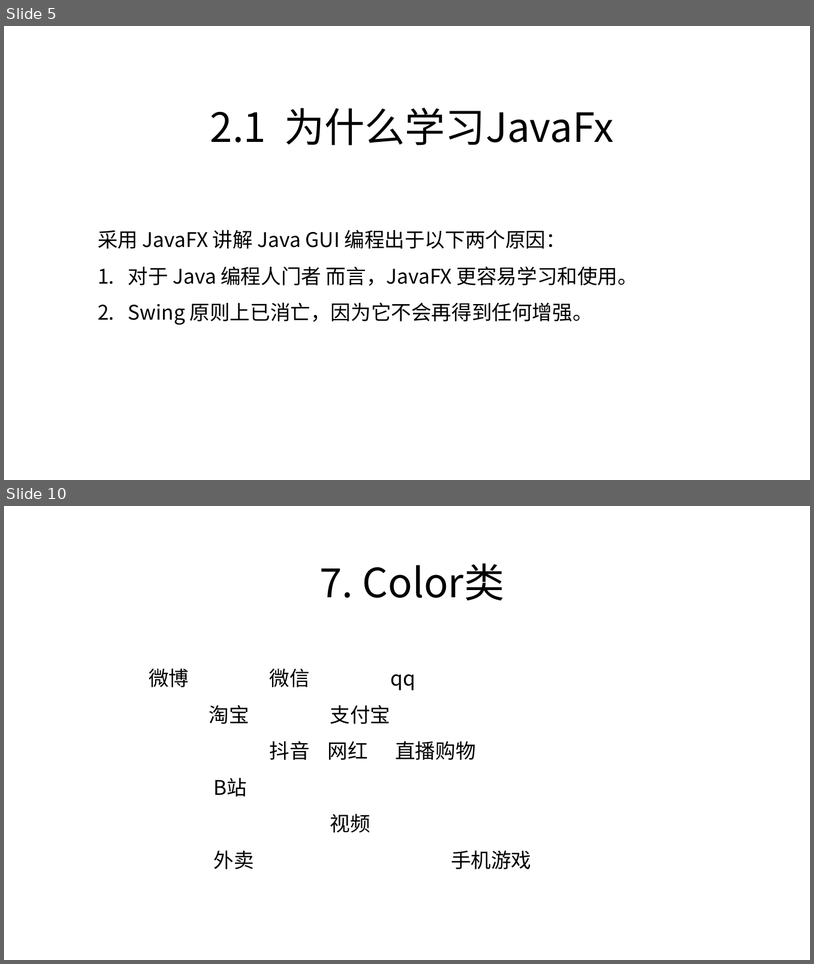
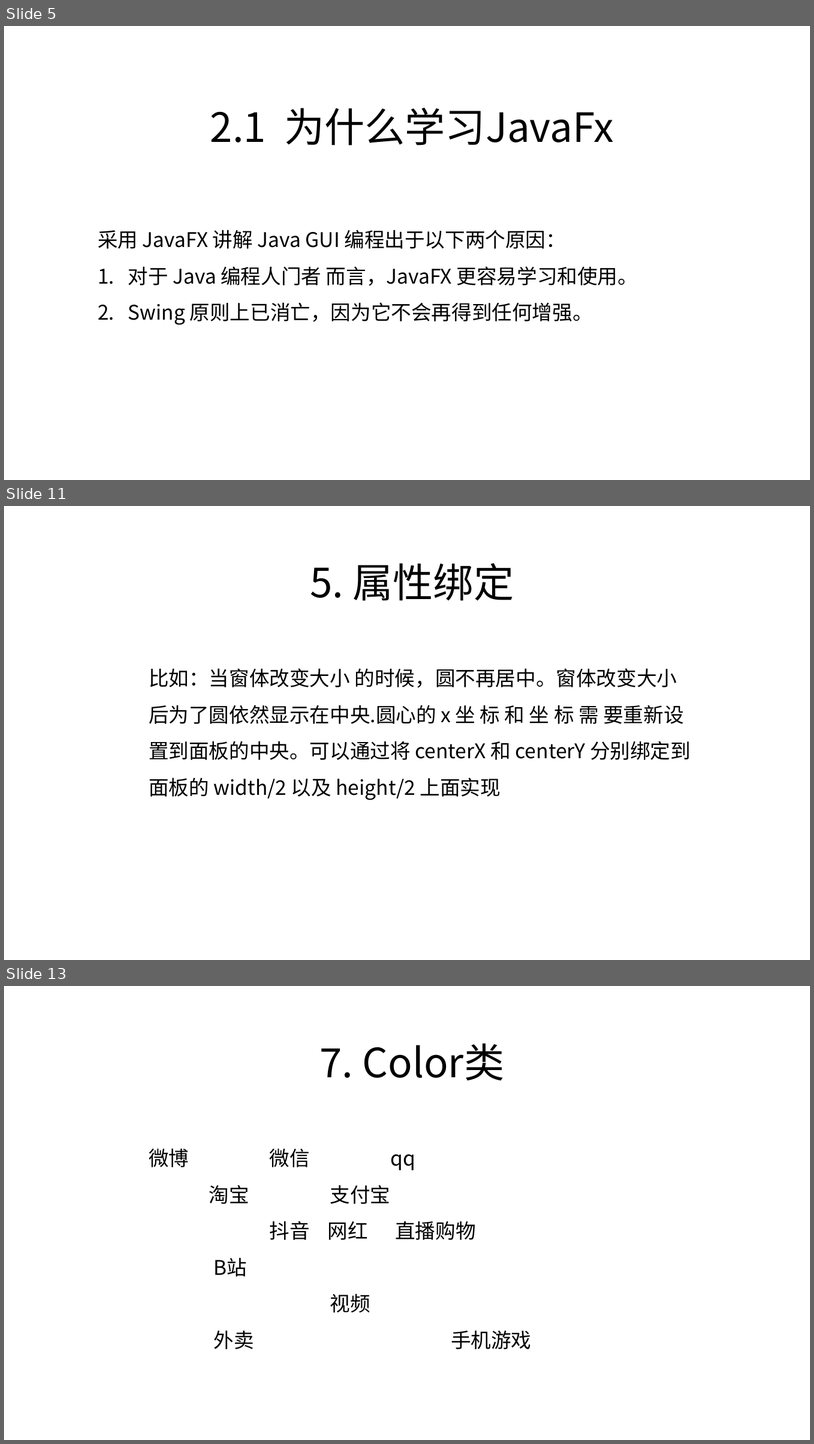
Before and after one commit to zjyesir/hmc_java_1, a slide deck: ppt/19. 图形化编程.pptx. Shown one above the other, each under a label of ours: slides 5 and 10 before the commit, slides 5, 11 and 13 after it; the slides between them are not shown. The pictures are 814x964 and 814x1444 pixels, drawn with LibreOffice and Linux fonts; fonts in the diff are those of the drawing; background and template pictures are left out. Boxes give left, top, right and bottom in pixels: in the first picture for what was removed or moved away, otherwise in the second. Text is boxed around its words. In the diff, an @@ line names an element or a change of style, - is before the commit and + after.

Commit message:
增加了 属性一小部分

```diff
--- a/ppt/19. 图形化编程.pptx
+++ b/ppt/19. 图形化编程.pptx
@@ slide 11 added at (4, 506, 810, 960), background picture (left out) @@
@@ text added at (310, 563, 514, 601), 48 pt, text #000000 @@
+5. 属性绑定
@@ text added at (149, 668, 691, 800), 24 pt, text #000000 @@
+比如：当窗体改变大小 的时候，圆不再居中。窗体改变大小后为了圆依然显示在中央.圆心的 x 坐 标 和 坐 标 需 要重新设置到面板的中央。可以通过将 centerX 和 centerY 分别绑定到面板的 width/2 以及 height/2 上面实现
@@ what was slide 10 is now slide 13 @@
```
Also in this commit, not shown: 2 slides changed, 4 other slides added, 2 slides removed.
